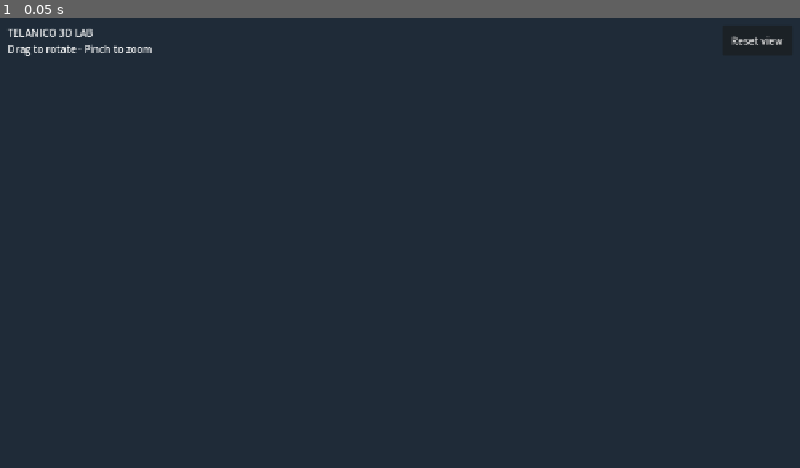
Above: before the commit, frame 1.
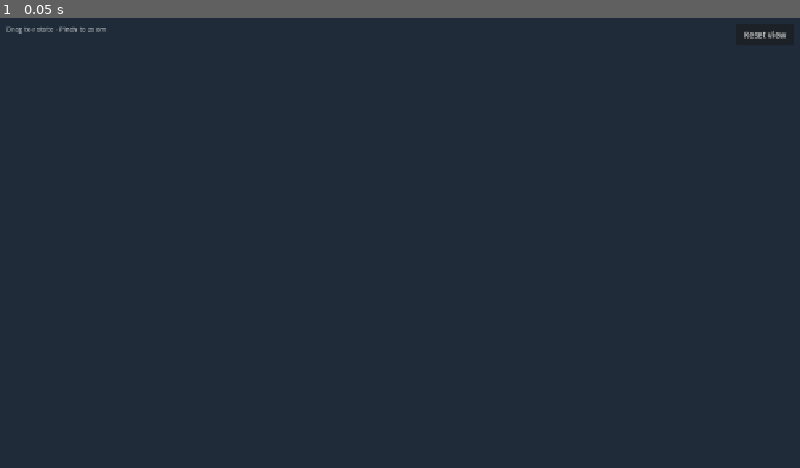
Above: after the commit, the same moment.

Repository: sgdenikin-sys/Telanico-3D-Lab
Game: Godot game, scene res://scenes/main.tscn
Two runs of this game, one before a commit and one after it. Both use one fixed random seed, a clock stepped at 60 frames per second and the inputs below.
Inputs:
- Up to frame 1 (0.05 s): no input

The runs differ from the first frame. In frame 1, 0.5% of the frame differs, in the area x 0-99%, y 1-9%.

Commit message:
Make Reset View compact and reduce instructions to a quiet single line

Diff:
--- a/godot/scripts/map_smoke_test.gd
+++ b/godot/scripts/map_smoke_test.gd
@@ -62,16 +62,17 @@
     var hud := CanvasLayer.new()
     add_child(hud)
     instructions = Label.new()
-    instructions.text = "TELANICO 3D LAB\nDrag to rotate · Pinch to zoom"
+    instructions.text = "Drag to rotate · Pinch to zoom"
     instructions.position = Vector2(24, 18)
-    instructions.add_theme_font_size_override("font_size", 28)
+    instructions.add_theme_font_size_override("font_size", 11)
+    instructions.modulate = Color(1, 1, 1, 0.65)
     instructions.mouse_filter = Control.MOUSE_FILTER_IGNORE
     hud.add_child(instructions)
 
     reset = Button.new()
     reset.text = "Reset view"
-    reset.custom_minimum_size = Vector2(224, 88)
-    reset.add_theme_font_size_override("font_size", 24)
+    reset.custom_minimum_size = Vector2(92, 34)
+    reset.add_theme_font_size_override("font_size", 13)
     hud.add_child(reset)
     reset.set_anchors_preset(Control.PRESET_TOP_RIGHT)
     reset.offset_left = -248
@@ -119,22 +120,25 @@
                 safe_left = float(layout.get("left", 0)) * units
                 safe_right = float(layout.get("right", 0)) * units
                 safe_top = float(layout.get("top", 0)) * units
-    # Screen-pixel sizing keeps the tap target at 112 x 48 CSS pixels even
+    # Screen-pixel sizing keeps the tap target at 92 x 34 CSS pixels even
     # when canvas_items expands the logical viewport on a wide iPhone.
-    var margin := 12.0 * units
-    reset.custom_minimum_size = Vector2(112, 48) * units
-    reset.add_theme_font_size_override("font_size", roundi(16 * units))
-    reset.offset_left = -safe_right - margin - 112 * units
+    var margin := 10.0 * units
+    reset.custom_minimum_size = Vector2(92, 34) * units
+    reset.add_theme_font_size_override("font_size", roundi(13 * units))
+    reset.offset_left = -safe_right - margin - 92 * units
     reset.offset_right = -safe_right - margin
     reset.offset_top = safe_top + margin
-    reset.offset_bottom = safe_top + margin + 48 * units
+    reset.offset_bottom = safe_top + margin + 34 * units
     instructions.position = Vector2(safe_left + margin, safe_top + margin)
-    instructions.add_theme_font_size_override("font_size", roundi(16 * units))
+    instructions.add_theme_font_size_override("font_size", roundi(11 * units))
     if OS.has_feature("web"):
         # Read-only layout evidence for browser tests of the canvas-rendered HUD.
         var rect := reset.get_global_rect()
         var evidence := {"x": rect.position.x / units, "y": rect.position.y / units,
-                         "width": rect.size.x / units, "height": rect.size.y / units}
+                         "width": rect.size.x / units, "height": rect.size.y / units,
+                         "instruction_x": instructions.position.x / units,
+                         "instruction_width": instructions.size.x / units,
+                         "instruction_font": instructions.get_theme_font_size("font_size") / units}
         JavaScriptBridge.eval("window.telanicoHUD = " + JSON.stringify(evidence))
 
 
